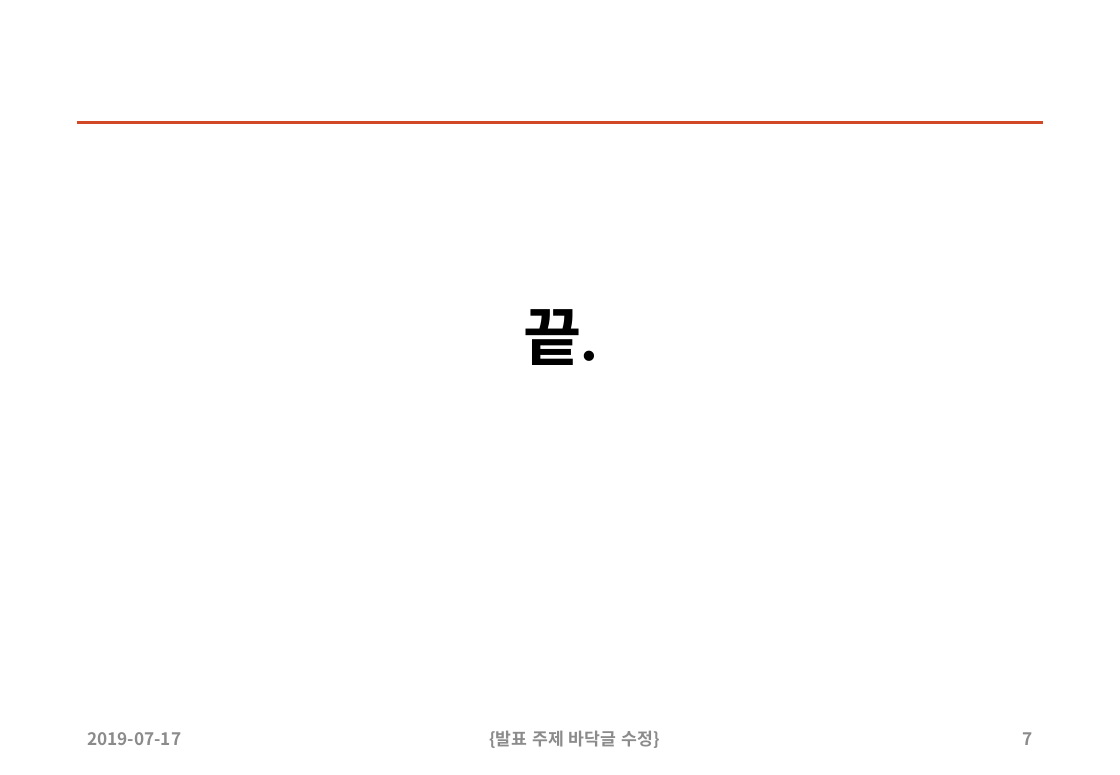
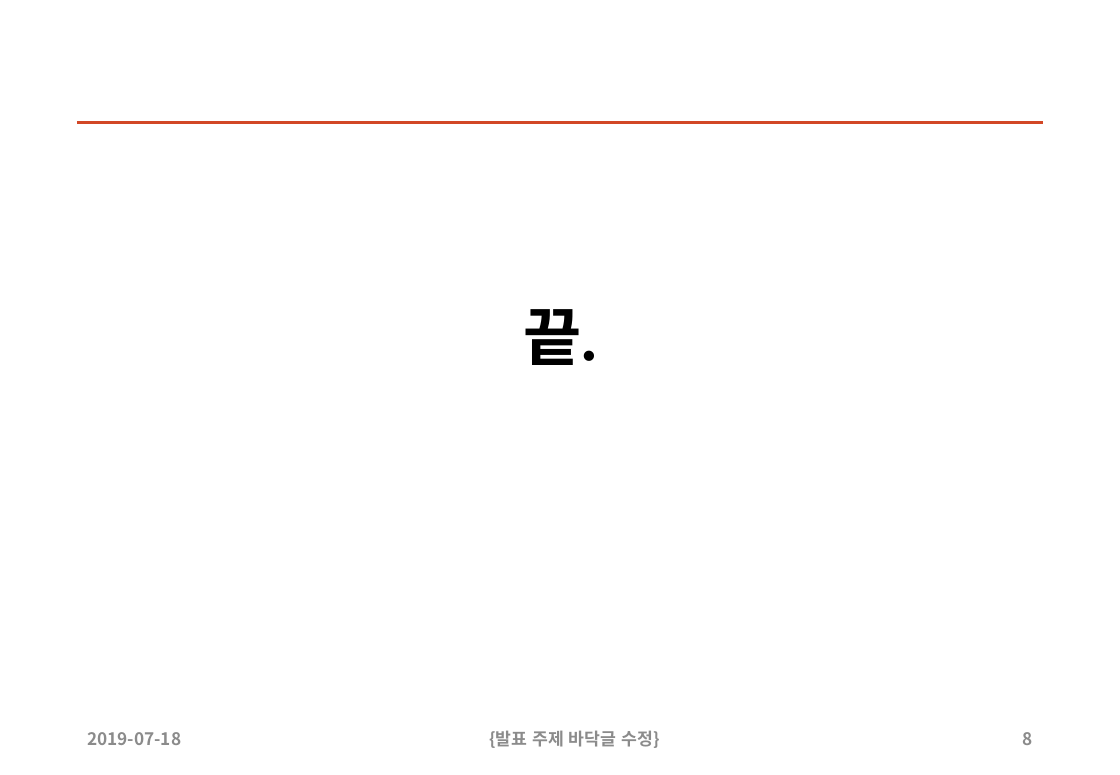
Before and after one commit to sunabove/drone_mentoring, a slide deck: slide 8 of 200 참고 자료/300 안양창조산업센터 홍보 자료.pptx (slide 7 before the commit). Drawn at 1120x775 pixels with LibreOffice and Linux fonts; fonts in the diff are those of the drawing. Boxes give left, top, right and bottom in pixels: in the first picture for what was removed or moved away, otherwise in the second. Text is boxed around its words. In the diff, an @@ line names an element or a change of style, - is before the commit and + after.

```diff
--- a/200 참고 자료/300 안양창조산업센터 홍보 자료.pptx
+++ b/200 참고 자료/300 안양창조산업센터 홍보 자료.pptx
@@ text at (87, 732, 181, 745): text changed @@
-2019-07-17
+2019-07-18
@@ page number at (1022, 732, 1032, 745): text changed @@
-7
+8
```
Also in this commit, not shown: 6 other slides changed, 1 slide added.
